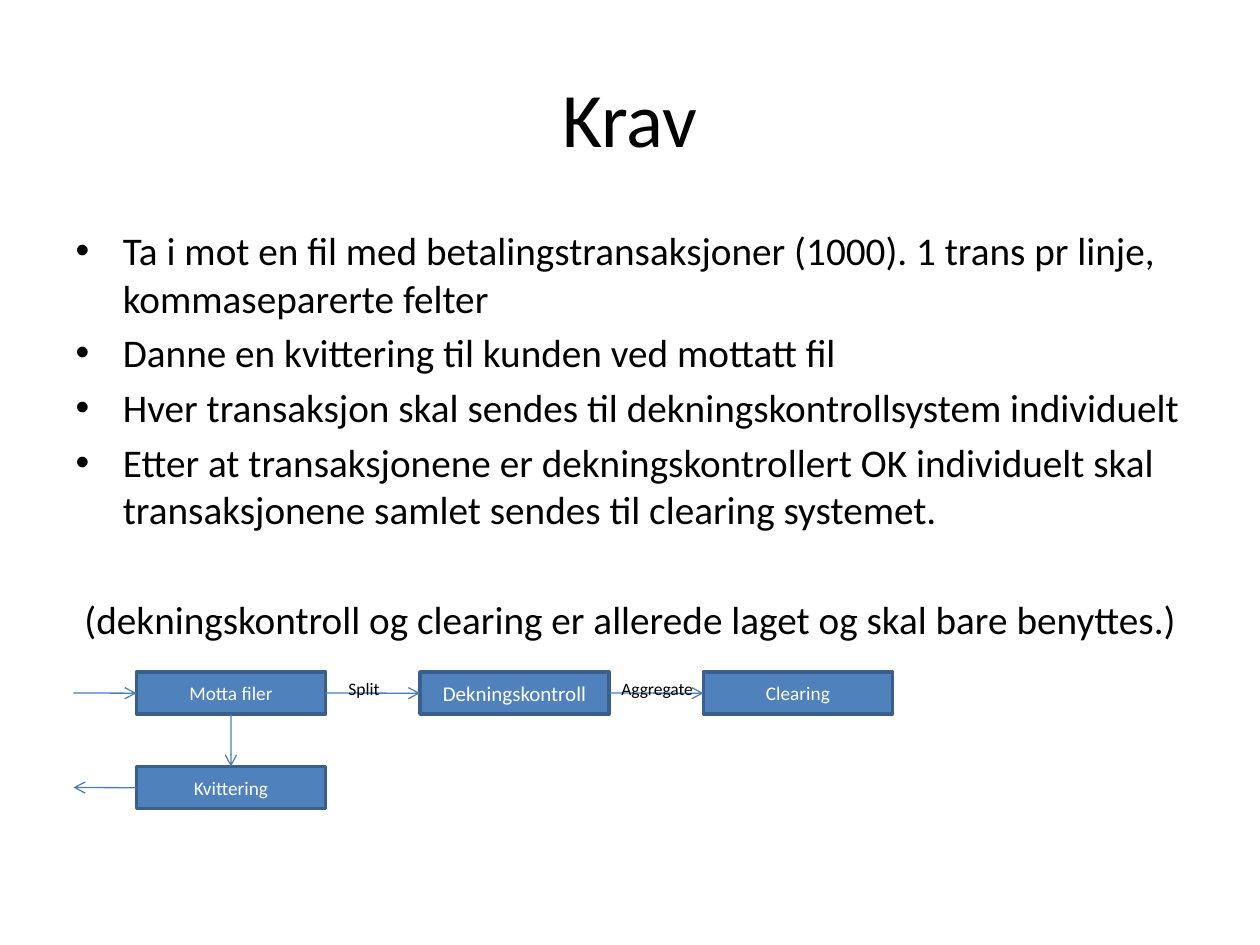
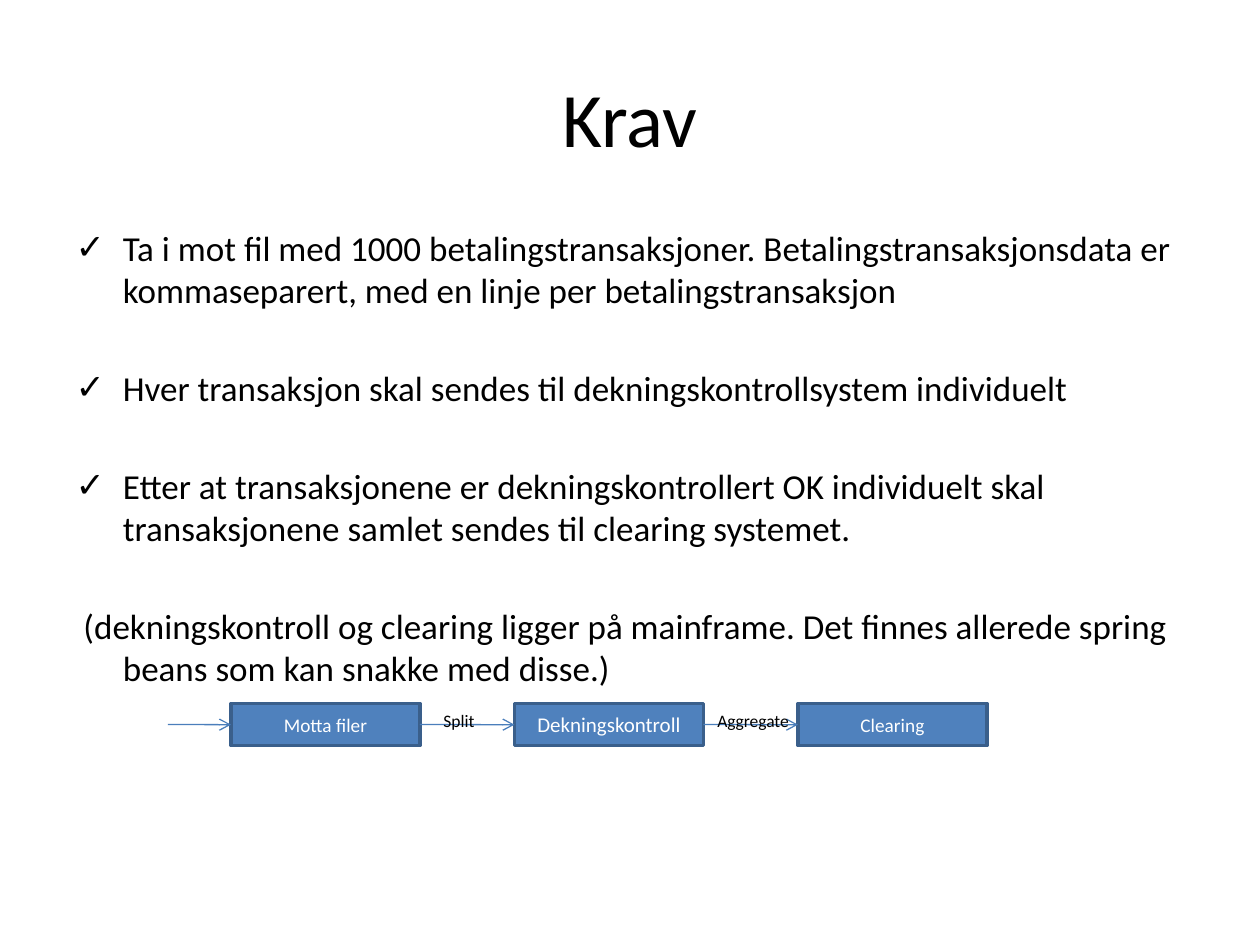
Before and after one commit to runepeter/camel-stuff, a slide deck: slide 5 of camel-spotting.pptx (slide 11 before the commit). Drawn at 1260x945 pixels with LibreOffice and Linux fonts; fonts in the diff are those of the drawing. Boxes give left, top, right and bottom in pixels: in the first picture for what was removed or moved away, otherwise in the second. Text is boxed around its words. In the diff, an @@ line names an element or a change of style, - is before the commit and + after.

Commit message:
presentation

```diff
--- a/camel-spotting.pptx
+++ b/camel-spotting.pptx
@@ text at (123,236,1170,309): text changed; size 22.4 to 20 pt @@
-• Ta i mot en fil med betalingstransaksjoner (1000). 1 trans pr linje, kommaseparerte felter
-• Danne en kvittering til kunden ved mottatt fil
+✓ Ta i mot fil med 1000 betalingstransaksjoner. Betalingstransaksjonsdata er kommaseparert, med en linje per betalingstransaksjon
@@ text at (123,376,1067,547): size 22.4 to 20 pt in "Hver transaksjon skal sendes til dekningskontrollsystem indi ...", "Etter at transaksjonene er dekningskontrollert OK individuel ..."; bullet • to ✓ @@
@@ text at (83,613,1166,686): text changed; size 22.4 to 20 pt @@
-(dekningskontroll og clearing er allerede laget og skal bare benyttes.)
+(dekningskontroll og clearing ligger på mainframe. Det finnes allerede spring beans som kan snakke med disse.)
@@ arrow removed from (231, 714) to (231, 766) @@
@@ text "Split" at (443,715,474,730): alignment left to centre @@
@@ text "Aggregate" at (717,715,789,731): alignment left to centre @@
@@ 3 rectangles, 3 arrows, 2 texts: place and size @@
-3 rectangles, 3 arrows, 2 texts at (73,672,892,713)
+3 rectangles, 3 arrows, 2 texts at (168,703,987,745)
@@ rectangle removed at (136,766,325,808) @@
-Kvittering
@@ arrow removed from (136, 788) to (73, 788) @@
```
Also in this commit, not shown: 2 other slides changed, 4 slides added, 10 slides removed.
